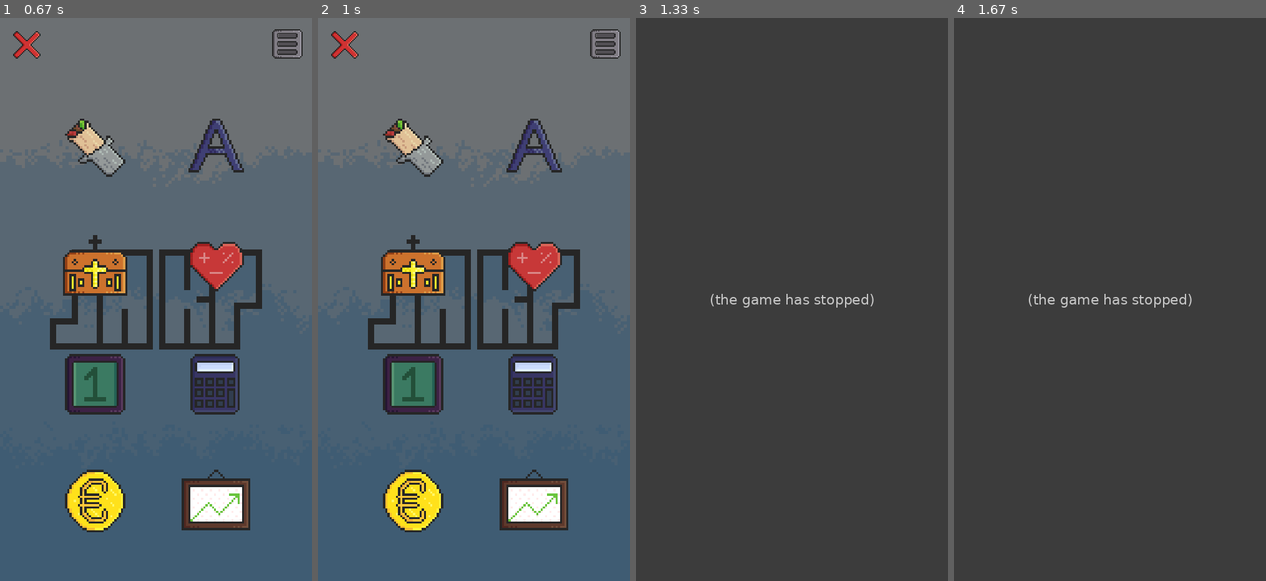
Above: before the commit, frames 1-4 (left to right).
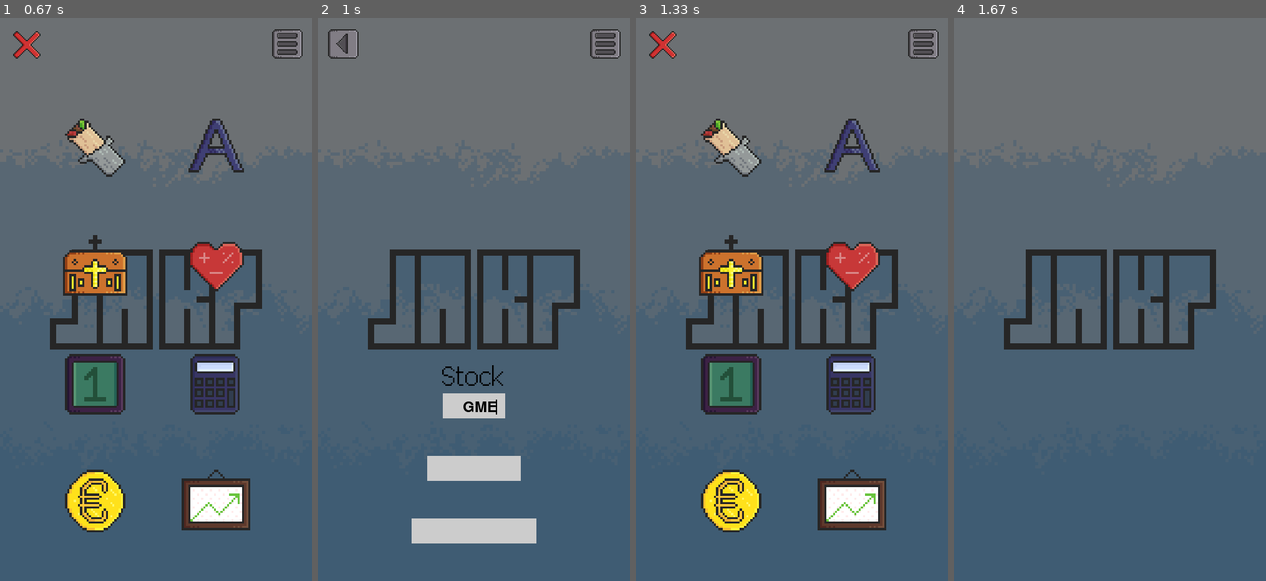
Above: after the commit, the same moments.

Repository: MichalRybecky/JAKP
Game: pygame game, started from main.py
The game is run twice, just before and just after one commit, with the same random seed, the same clock (stepped at 60 frames per second) and the same inputs.
Inputs (mouse positions are in pixels of both pictures, inside the frame that each line leads up to):
- Up to frame 1 (0.67 s): press the mouse at (287, 40) at 0.37 s; move the mouse to (184, 175) at 0.47 s; release the mouse at (81, 305) at 0.6 s
- Up to frame 2 (1 s): click (533, 502) at 0.72 s
- Up to frame 3 (1.33 s): press the mouse at (660, 40) at 1.03 s; move the mouse to (667, 79) at 1.13 s; release the mouse at (673, 119) at 1.27 s
- Up to frame 4 (1.67 s): press the mouse at (1047, 147) at 1.37 s; move the mouse to (1085, 136) at 1.47 s; release the mouse at (1125, 130) at 1.6 s

Frame 1 is identical in both runs. In frame 2, 16% of the frame differs, in the area x 3-81%, y 2-94%; in frame 3, 93%; in frame 4, 96%, in the area x 0-100%, y 0-100%.
Before the commit the program exited at 1.07 s; later frames show no game.

Commit message:
Stocks appka je po stranke funkcionality hotova, uz len treba pekne GUI a aby funkcia returnovala iba stock price, nie cely json string

Diff:
--- /dev/null
+++ b/apps/stocks.py
@@ -0,0 +1,91 @@
+import pygame
+import pygame_textinput
+
+from utils.load_assets import BG, MAIN_FONT, BIG_FONT, BACK, MENU
+from settings import WIN, UI_COLOR, WIDTH, HEIGHT, WIDTH_H, HEIGHT_H, FPS
+
+from utils.stocks import get_price
+
+
+def stocks_app():
+    """
+    GUI pre Stocks
+    """
+    run = True
+    click = False
+    clock = pygame.time.Clock()
+    stock_input = pygame_textinput.TextInput(initial_string="GME")
+    events = pygame.event.get()
+    stock_input.update(events)
+    active = None
+    returned_price = 0.0
+
+    # BUTTON INITIALIZATION
+    B_STOCK_INPUT = pygame.Rect(WIDTH_H - 50, HEIGHT_H + 150, 100, 40)
+    B_GET_PRICE = pygame.Rect(WIDTH_H - 75, HEIGHT_H + 250, 150, 40)
+    B_RETURNED_PRICE = pygame.Rect(WIDTH_H - 100, HEIGHT_H + 350, 200, 40)
+    B_BACK = pygame.Rect(10, 10, 60, 60)
+    B_MENU = pygame.Rect(WIDTH - 60 - 10, 10, 60, 60)
+
+    # LABELS
+    label_zadaj_stock = BIG_FONT.render("Stock", 1, (0, 0, 0))
+
+    while run:
+        pos_x, pos_y = pygame.mouse.get_pos()
+        WIN.blit(BG, (0, 0))
+        WIN.blit(BACK, (10, 10))
+        WIN.blit(MENU, (WIDTH - 60 - 10, 10))
+
+        # Event handling
+        events = pygame.event.get()
+        for event in events:
+            if event.type == pygame.QUIT:
+                run = False
+            if event.type == pygame.MOUSEBUTTONDOWN:
+                if event.button == 1:
+                    click = True
+            if event.type == pygame.MOUSEBUTTONUP:
+                if event.button == 1:
+                    click = False
+
+        # BUTTONS AND COLLIDEPOINTS
+        pygame.draw.rect(WIN, UI_COLOR, B_STOCK_INPUT)
+        WIN.blit(
+            stock_input.get_surface(),
+            (WIDTH_H - len(stock_input.get_text()) * 6, HEIGHT_H + 160),
+        )
+        pygame.draw.rect(WIN, UI_COLOR, B_GET_PRICE)
+        pygame.draw.rect(WIN, UI_COLOR, B_RETURNED_PRICE)
+
+        # LABELS
+        WIN.blit(
+            label_zadaj_stock,
+            (WIDTH_H - (label_zadaj_stock.get_width() // 2), HEIGHT_H + 100),
+        )
+        if returned_price != 0.0:
+            label_price = MAIN_FONT.render(returned_price, 1, (0, 0, 0))
+            WIN.blit(
+                label_price,
+                (WIDTH_H - (label_price.get_width() // 2), HEIGHT_H + 350),
+            )
+
+        # Zistovanie, ci nebolo kliknute na textove pole
+        if click:
+            if B_STOCK_INPUT.collidepoint(pos_x, pos_y):
+                active = stock_input
+            elif B_GET_PRICE.collidepoint(pos_x, pos_y):
+                returned_price = get_price(stock_input.get_text().strip())
+            elif B_BACK.collidepoint(pos_x, pos_y):
+                run = False
+            else:
+                active = None
+
+        # Setnutie aktivneho textoveho pola, pokial nejake je
+        try:
+            # TODO Limit znakov
+            active.update(events)
+        except AttributeError:
+            pass
+
+        pygame.display.update()
+        clock.tick(FPS)
--- a/main.py
+++ b/main.py
@@ -11,6 +11,7 @@
 from utils.load_assets import *
 from apps.kebab import kebab_app
 from apps.meny import meny_app
+from apps.stocks import stocks_app
 
 
 # PyGame setup
@@ -84,7 +85,8 @@
                 meny_app()
                 exit_cooldown = FPS // 2
             elif B_STOCKS.collidepoint(pos_x, pos_y):
-                print("STOCKS")
+                stocks_app()
+                exit_cooldown = FPS // 2
             elif B_MENU.collidepoint(pos_x, pos_y):
                 print("MENU")
             elif B_X.collidepoint(pos_x, pos_y) and exit_cooldown == 0:
